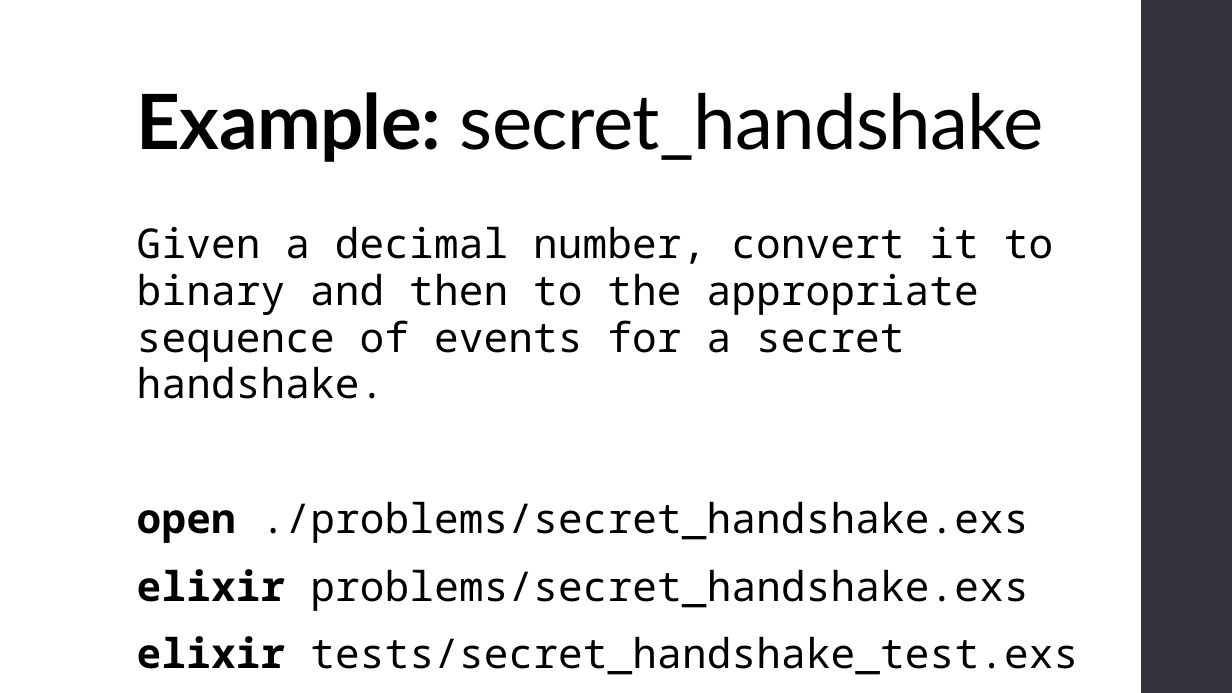
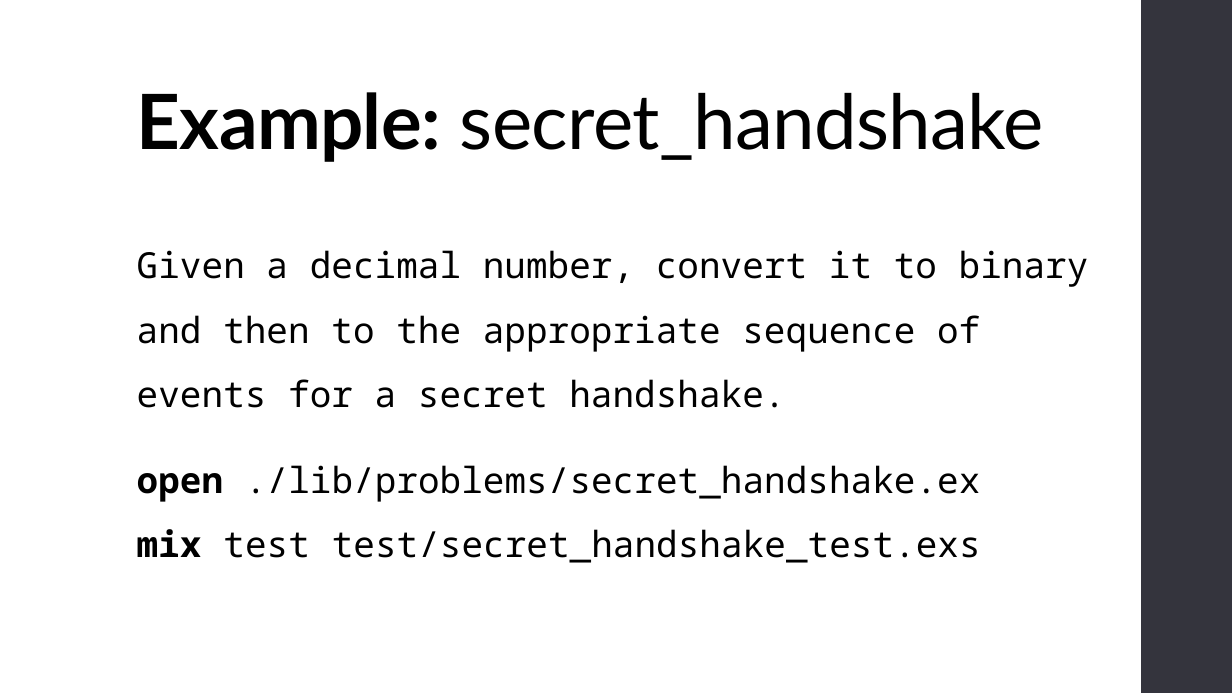
Before and after one commit to fp-uwa/intro-elixir, a slide deck: slide 21 of talk/slides.pptx (slide 15 before the commit). Drawn at 1232x693 pixels with LibreOffice and Linux fonts; fonts in the diff are those of the drawing. Boxes give left, top, right and bottom in pixels: in the first picture for what was removed or moved away, otherwise in the second. Text is boxed around its words. In the diff, an @@ line names an element or a change of style, - is before the commit and + after.

```diff
--- a/talk/slides.pptx
+++ b/talk/slides.pptx
@@ text at <box>137,250,1089,408</box>: size 32 to 28 pt in "Given a decimal number, convert it to ..."; line spacing 0.95 to 1.5 @@
@@ text at <box>137,465,981,563</box>: text changed; size 32 to 28 pt @@
-open ./problems/secret_handshake.exs
-elixir problems/secret_handshake.exs
-elixir tests/secret_handshake_test.exs
+open ./lib/problems/secret_handshake.ex
+mix test test/secret_handshake_test.exs
```
Also in this commit, not shown: 3 other slides changed, 5 slides added, 2 other files.
